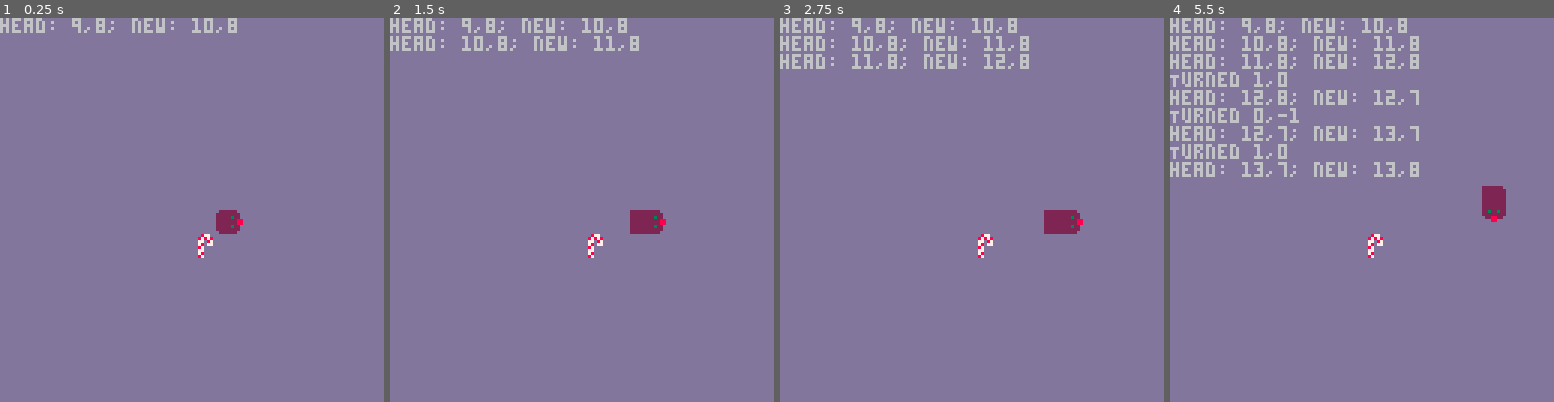
Above: before the commit, frames 1-4 (left to right).
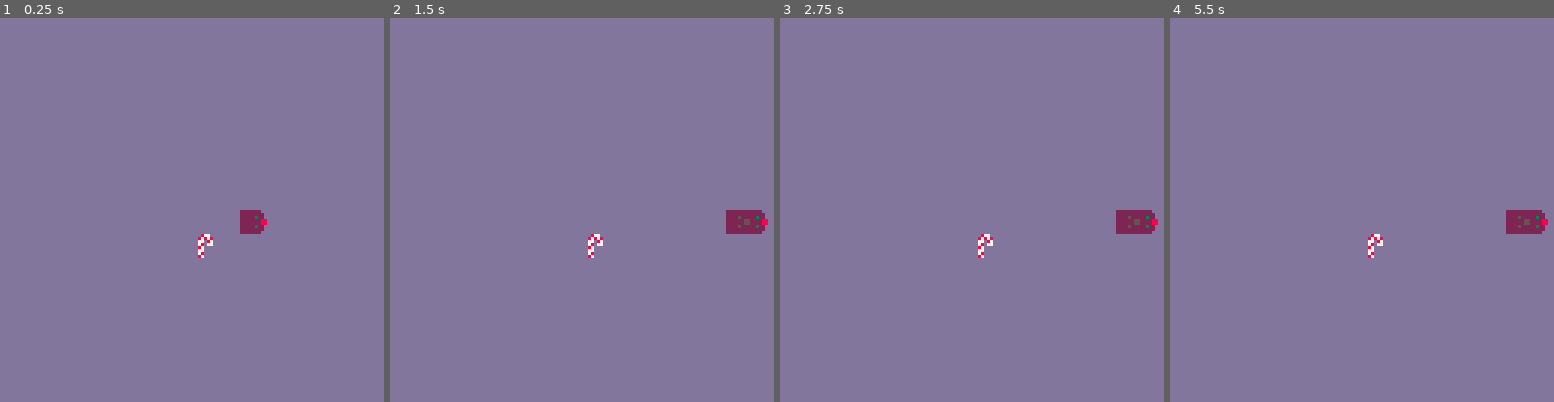
Above: after the commit, the same moments.

Repository: gigamonkey/pico-8
Game: PICO-8 cartridge snake.p8
Two runs of this game, one before a commit and one after it. Both use one fixed random seed, a clock stepped at 60 frames per second and the inputs below.
Inputs:
- Up to frame 1 (0.25 s): no input
- Up to frame 2 (1.5 s): no input
- Up to frame 3 (2.75 s): hold Right 1.6-2.1 s; hold Up 2.15-2.42 s; hold Right from 2.47 s (still down)
- Up to frame 4 (5.5 s): release Right at 3.03 s; hold Left 3.08-3.58 s; hold Down 3.63-3.97 s; hold Right 4.02-4.68 s; hold Up 4.73-5.03 s; hold Left from 5.08 s (still down)

The runs differ from the first frame. In frame 1, 1.6% of the frame differs, in the area x 0-70%, y 0-57%; in frame 2, 3.0%; in frame 3, 3.9%; in frame 4, 7.9%, in the area x 0-99%, y 0-57%.

Commit message:
Deal with different speeds properly.

Diff:
--- a/snake.lua
+++ b/snake.lua
@@ -18,7 +18,7 @@
 
 snake = {
   direction = RIGHT,
-  speed = 1,
+  speed = 5,
   turns = {},
   head = 0,
   tail = 0,
@@ -74,8 +74,9 @@
 end
 
 function _draw()
-  local proportion = snake.frames_into_head / 30
-  local offset = snake.speed * (1 - proportion)
+  -- speed is in squares/second
+  local proportion = snake.frames_into_head * snake.speed / 30
+  local offset = (1 - proportion)
 
   local hd = head(snake)
   local sprite = heads[snake.direction] + ((snake.dead and 4) or 0)
@@ -92,6 +93,7 @@
 end
 
 function set_head(snake, head)
+  --print("setting head: " .. xy(head))
   snake.segments[snake.head] = head
   snake.head = (snake.head + 1) % SIZE2D
   grid[to_index(head)] = SNAKE
@@ -143,7 +145,7 @@
     t = snake.turns[1]
     deli(snake.turns, 1)
     if legal_turn(snake.direction, t) then
-      print("Turned " .. snake.direction.dx .. "," .. snake.direction.dy)
+      --print("Turned " .. snake.direction.dx .. "," .. snake.direction.dy)
       snake.direction = t
       break
     end
@@ -166,7 +168,9 @@
 
   snake.frames_into_head += 1
 
-  if snake.frames_into_head >= 30 then
+  local proportion = snake.frames_into_head * snake.speed / 30
+
+  if proportion >= 1 then
     -- all the way into the current head.
     apply_next_turn(snake)
     old_head = head(snake)
@@ -178,7 +182,7 @@
       snake.dead = true
     else
       local is_grass = grid[i] == GRASS
-      print("head: " .. xy(old_head) .. "; new: " .. xy(new_head))
+      --print("head: " .. xy(old_head) .. "; new: " .. xy(new_head))
       spr(1, old_head.x * 8, old_head.y * 8) -- draw body segment in old head position.
       set_head(snake, new_head)
       if is_grass then
